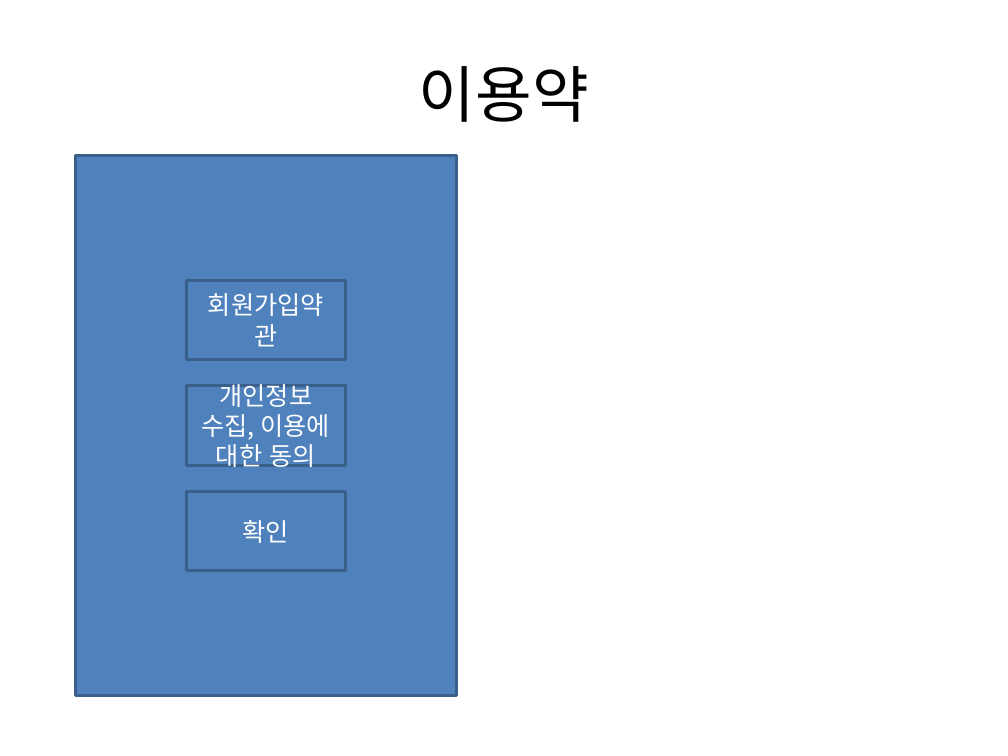
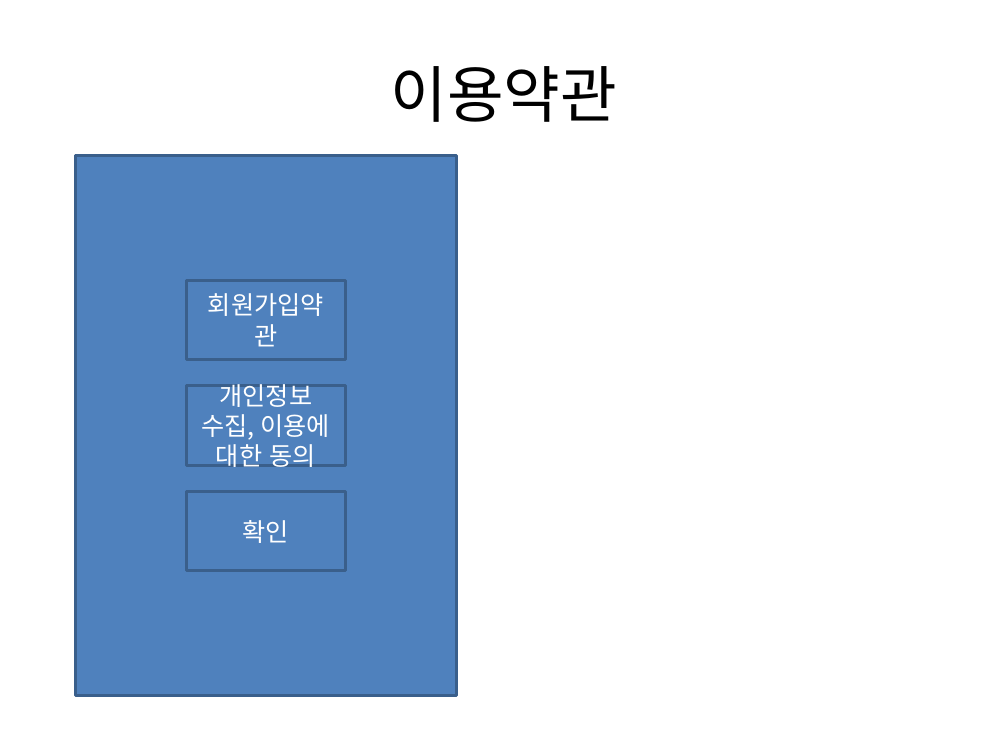
Before and after one commit to sunho7376/Tservice, a slide deck: slide 5 of 애플리케이션design.pptx (slide 4 before the commit). Drawn at 1008x756 pixels with LibreOffice and Linux fonts; fonts in the diff are those of the drawing. Boxes give left, top, right and bottom in pixels: in the first picture for what was removed or moved away, otherwise in the second. Text is boxed around its words. In the diff, an @@ line names an element or a change of style, - is before the commit and + after.

```diff
--- a/애플리케이션design.pptx
+++ b/애플리케이션design.pptx
@@ title at bbox=[391, 66, 618, 122]: text changed @@
-이용약
+이용약관
```
Also in this commit, not shown: 9 other slides changed, 4 slides added.
